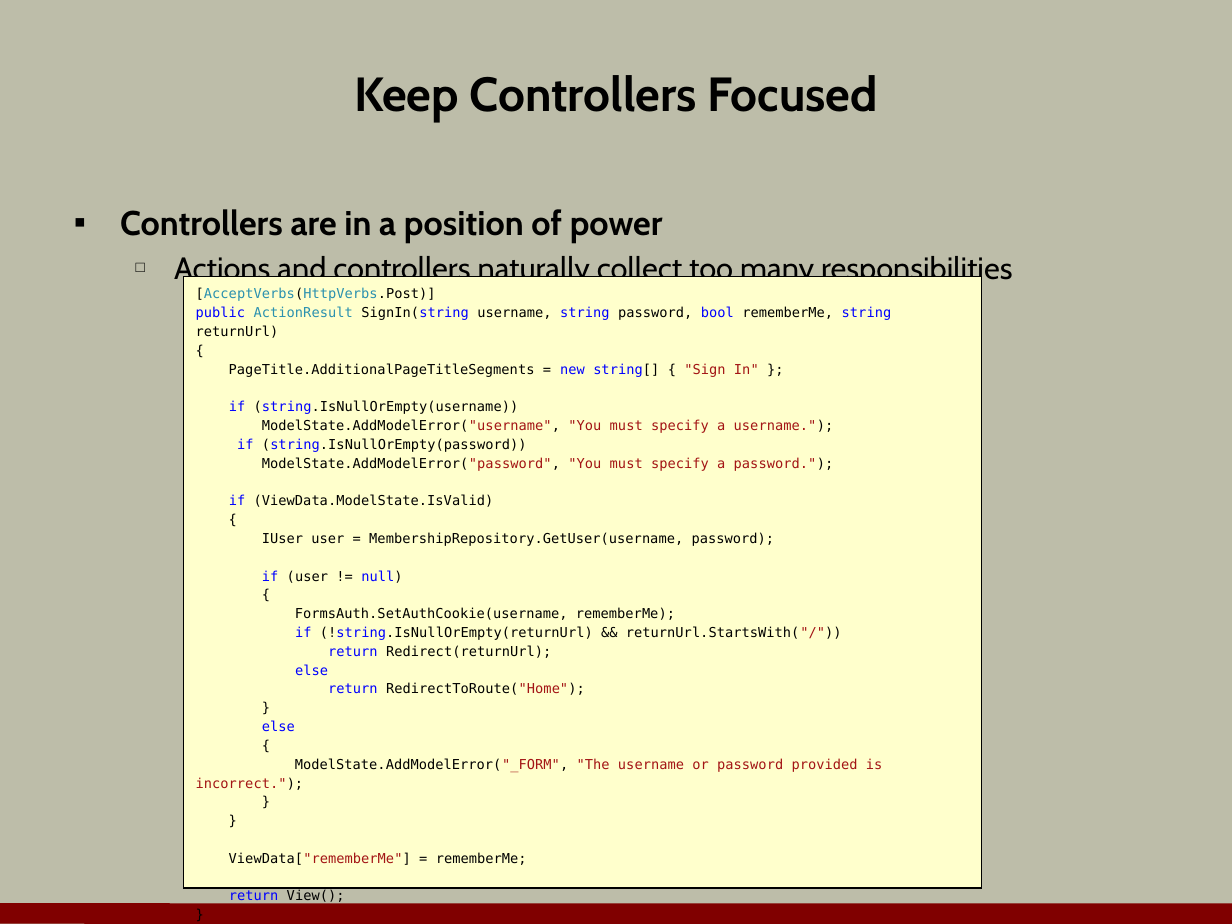
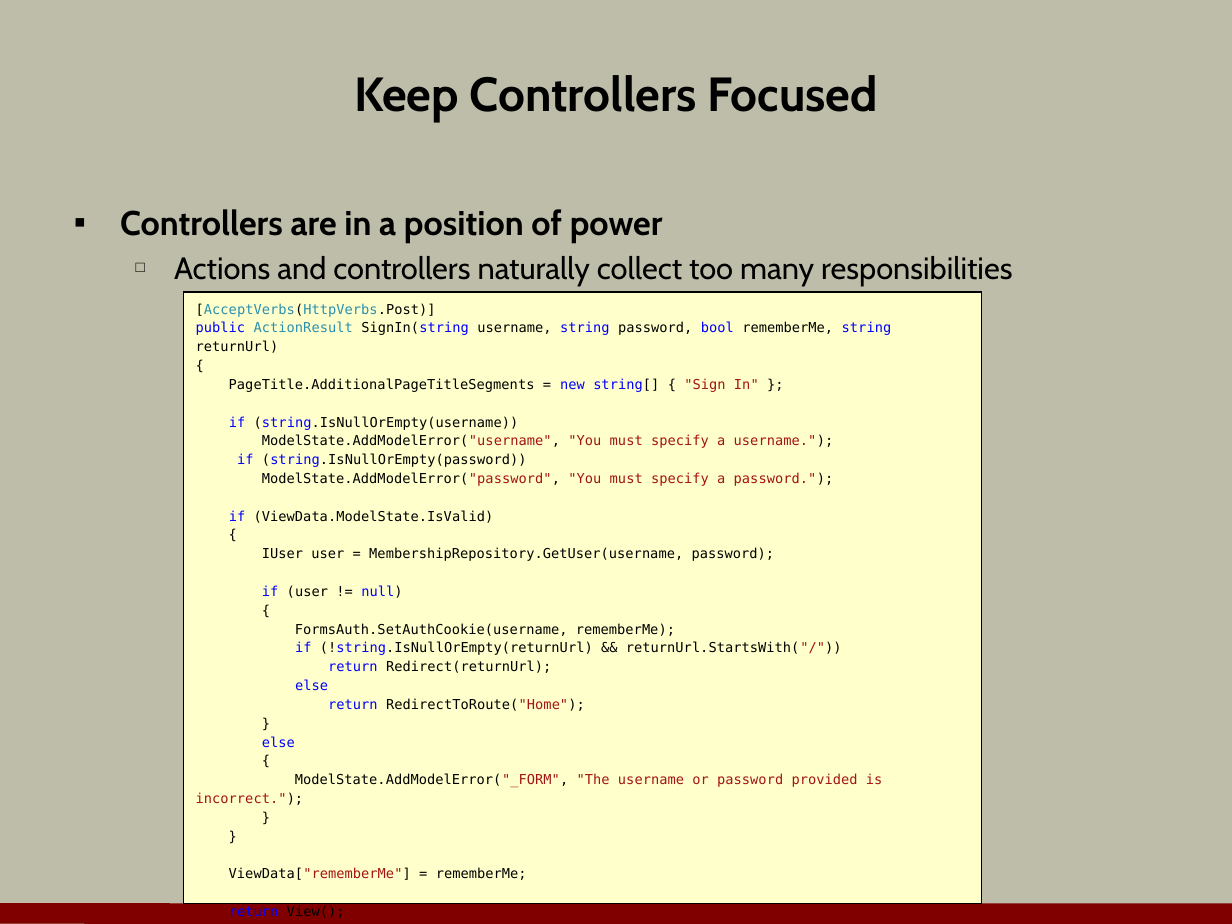
Before and after one commit to OdeToCode/classes, a slide deck: slide 11 of mvc/slides/13_BestPractices.pptx. Drawn at 1232x924 pixels with LibreOffice and Linux fonts; fonts in the diff are those of the drawing; background and template pictures are left out. Boxes give left, top, right and bottom in pixels: in the first picture for what was removed or moved away, otherwise in the second. Text is boxed around its words. In the diff, an @@ line names an element or a change of style, - is before the commit and + after.

```diff
--- a/mvc/slides/13_BestPractices.pptx
+++ b/mvc/slides/13_BestPractices.pptx
@@ rectangle "[AcceptVerbs(HttpVerbs.Post)]": place and size @@
-rectangle "[AcceptVerbs(HttpVerbs.Post)]" at <box>184,276,982,888</box>
+rectangle "[AcceptVerbs(HttpVerbs.Post)]" at <box>184,292,982,904</box>
```
Also in this commit, not shown: 1 other slide changed, 1 other file.
